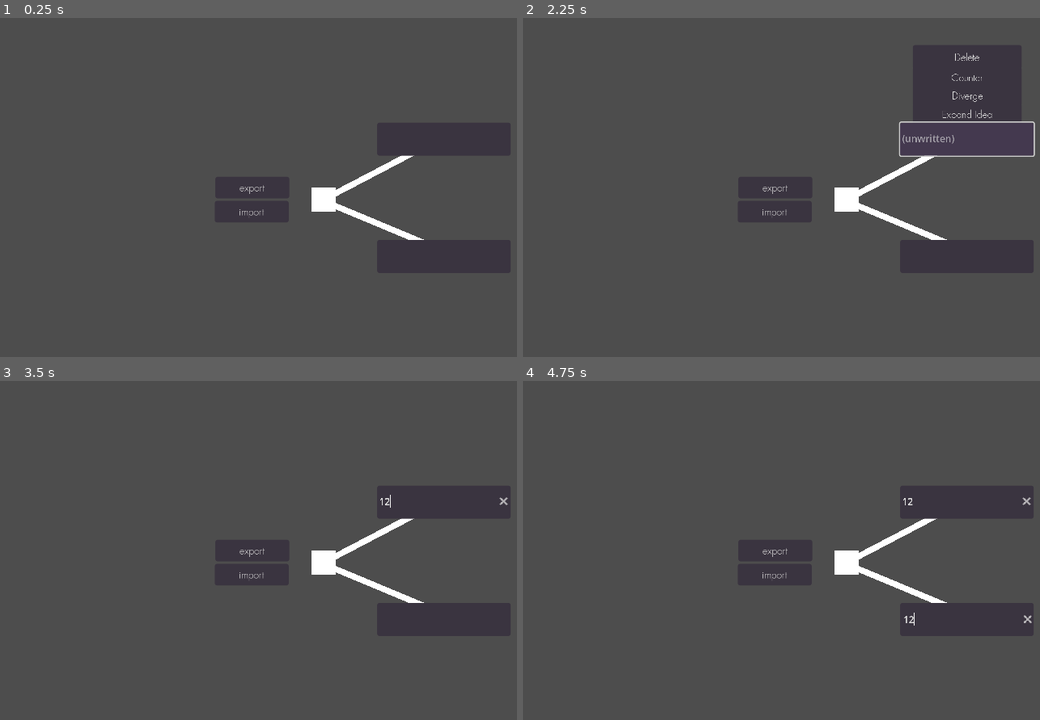
Above: before the commit, frames 1-4 (two rows, left to right).
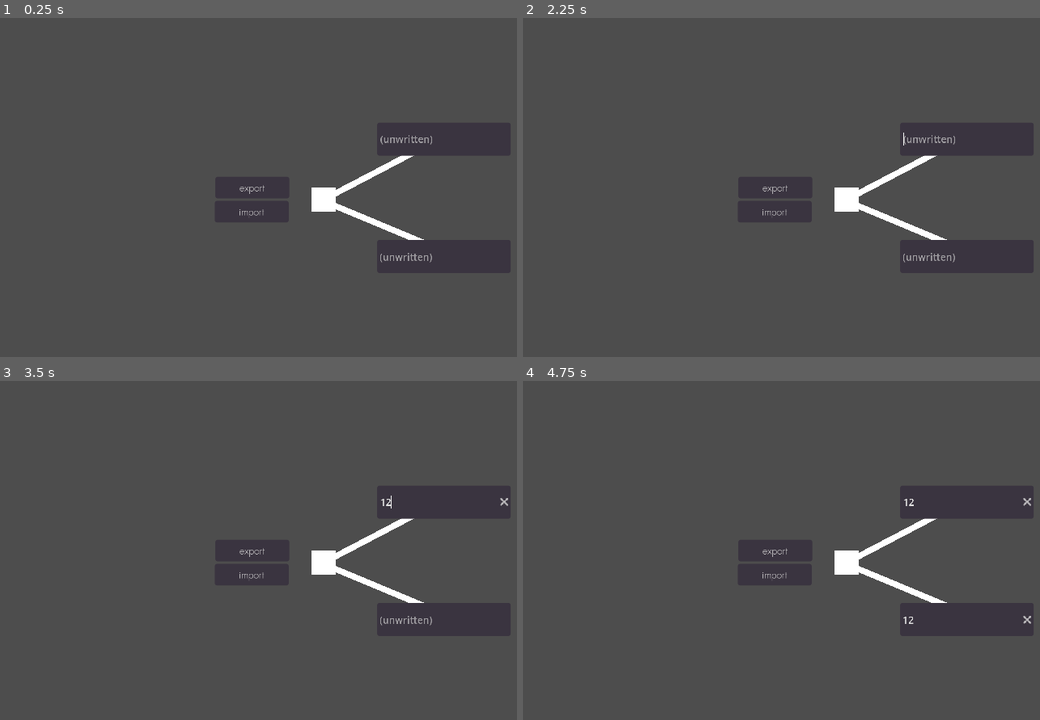
Above: after the commit, the same moments.

Repository: eqgy/understandingtree
Game: Godot game, scene res://understanding tree.tscn
Same seed, same stepped clock (60 frames per second), same inputs: the game is played once before the commit and once after it.
Inputs (mouse positions are in pixels of both pictures, inside the frame that each line leads up to):
- Up to frame 1 (0.25 s): no input
- Up to frame 2 (2.25 s): click "export" at 0.5 s; click "import" at 1.25 s; click (967, 140) at 2 s
- Up to frame 3 (3.5 s): click (444, 503) at 2.77 s; type "12" at 2.85 s
- Up to frame 4 (4.75 s): click (967, 618) at 3.5 s; click (967, 618) at 4.27 s; type "12" at 4.35 s

The runs differ from the first frame. In frame 1, 0.2% of the frame differs, in the area x 73-84%, y 34-73%; in frame 2, 5.2%, in the area x 72-100%, y 8-73%; in frame 3, 0.1%; in frame 4, less than 0.1%.

Commit message:
cooldown on click cooldown

Diff:
--- a/application iterations/iteration 1/a node.tscn
+++ b/application iterations/iteration 1/a node.tscn
@@ -101,12 +101,11 @@
 script = ExtResource("5_iskqk")
 
 [node name="LineEdit" type="LineEdit" parent="solution"]
-visible = false
-layout_mode = 0
-offset_left = 3.0
-offset_top = 2.0
-offset_right = 218.0
-offset_bottom = 51.0
+layout_mode = 0
+offset_left = 5.0
+offset_top = 12.0
+offset_right = 219.0
+offset_bottom = 43.0
 theme = SubResource("Theme_pyf3n")
 placeholder_text = "(unwritten)"
 clear_button_enabled = true
@@ -189,12 +188,11 @@
 script = ExtResource("5_iskqk")
 
 [node name="LineEdit" type="LineEdit" parent="problem"]
-visible = false
-layout_mode = 0
-offset_left = 5.0
-offset_top = 3.0
-offset_right = 220.0
-offset_bottom = 52.0
+layout_mode = 0
+offset_left = 4.0
+offset_top = 13.0
+offset_right = 219.0
+offset_bottom = 44.0
 theme = SubResource("Theme_pyf3n")
 placeholder_text = "(unwritten)"
 clear_button_enabled = true
--- a/application iterations/iteration 1/leaf.gd
+++ b/application iterations/iteration 1/leaf.gd
@@ -19,6 +19,7 @@
 		text_retainer = text
 		text = ""
 		lineedit.visible = true
+		lineedit.cooldown()
 
 	if Input.is_action_just_pressed("enter"):
 		if lineedit:
--- a/application iterations/iteration 1/line_edit.gd
+++ b/application iterations/iteration 1/line_edit.gd
@@ -1,6 +1,6 @@
 extends LineEdit
 
-
+var cooldownrunning
 # Called when the node enters the scene tree for the first time.
 func _ready():
 	pass # Replace with function body.
@@ -10,3 +10,12 @@
 func _process(delta):
 	if Input.is_action_just_pressed("enter"):
 		release_focus()
+		visible = false
+	if Input.is_action_just_pressed("click") && cooldownrunning == false:
+		visible = false
+		release_focus()
+
+func cooldown():
+	cooldownrunning = true
+	await get_tree().create_timer(.5).timeout
+	cooldownrunning = false
--- a/application iterations/iteration 1/project.godot
+++ b/application iterations/iteration 1/project.godot
@@ -51,3 +51,8 @@
 "events": [Object(InputEventKey,"resource_local_to_scene":false,"resource_name":"","device":-1,"window_id":0,"alt_press …(195 unchanged characters)…
 ]
 }
+click={
+"deadzone": 0.5,
+"events": [Object(InputEventMouseButton,"resource_local_to_scene":false,"resource_name":"","device":-1,"window_id":0,"alt_pressed":false,"shift_pressed":false,"ctrl_pressed":false,"meta_pressed":false,"button_mask":0,"position":Vector2(0, 0),"global_position":Vector2(0, 0),"factor":1.0,"button_index":1,"canceled":false,"pressed":false,"double_click":false,"script":null)
+]
+}
